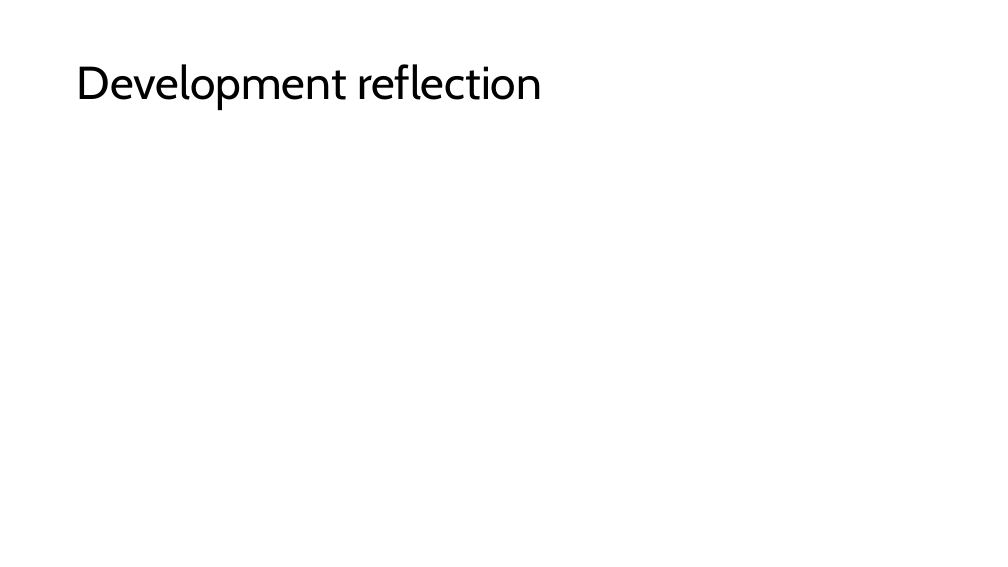
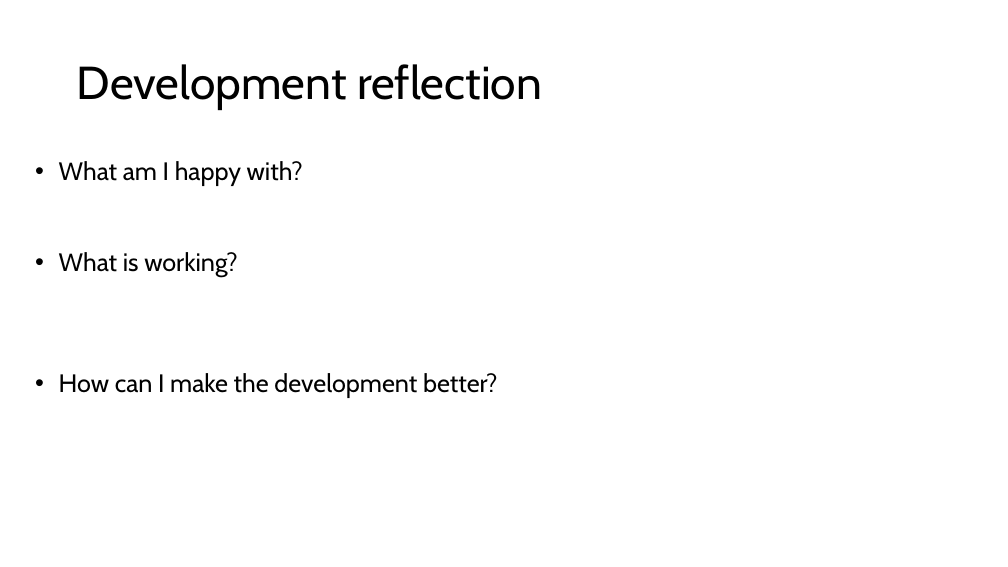
Before and after one commit to ANARKYproductions224/Sentence-Served, a slide deck: slide 7 of Sentence Served Folder/Progress Presentation.pptx (slide 6 before the commit). Drawn at 1008x567 pixels with LibreOffice and Linux fonts; fonts in the diff are those of the drawing. Boxes give left, top, right and bottom in pixels: in the first picture for what was removed or moved away, otherwise in the second. Text is boxed around its words. In the diff, an @@ line names an element or a change of style, - is before the commit and + after.

```diff
--- a/Sentence Served Folder/Progress Presentation.pptx
+++ b/Sentence Served Folder/Progress Presentation.pptx
@@ text added at <box>59,161,498,398</box>, 24 pt, text #000000 @@
+• What am I happy with?
+• What is working?
+• How can I make the development better?
```
Also in this commit, not shown: 3 other slides changed, 1 slide added, 1 other file.
